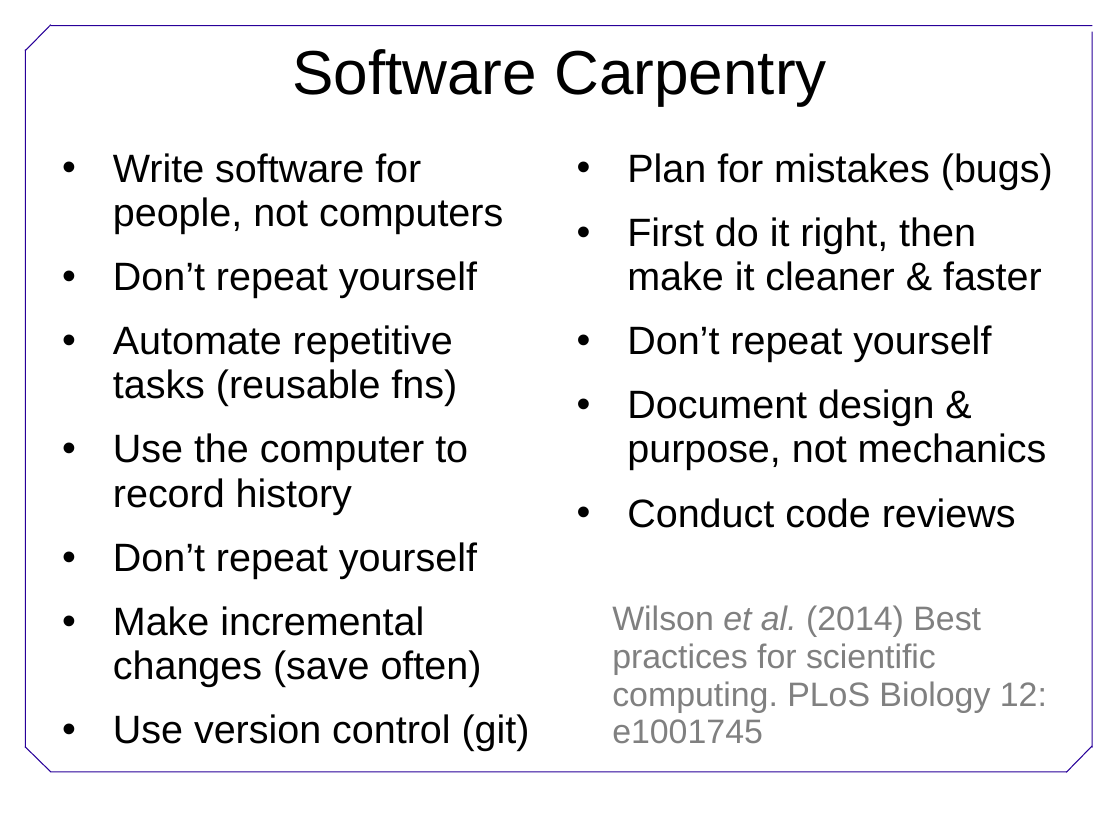
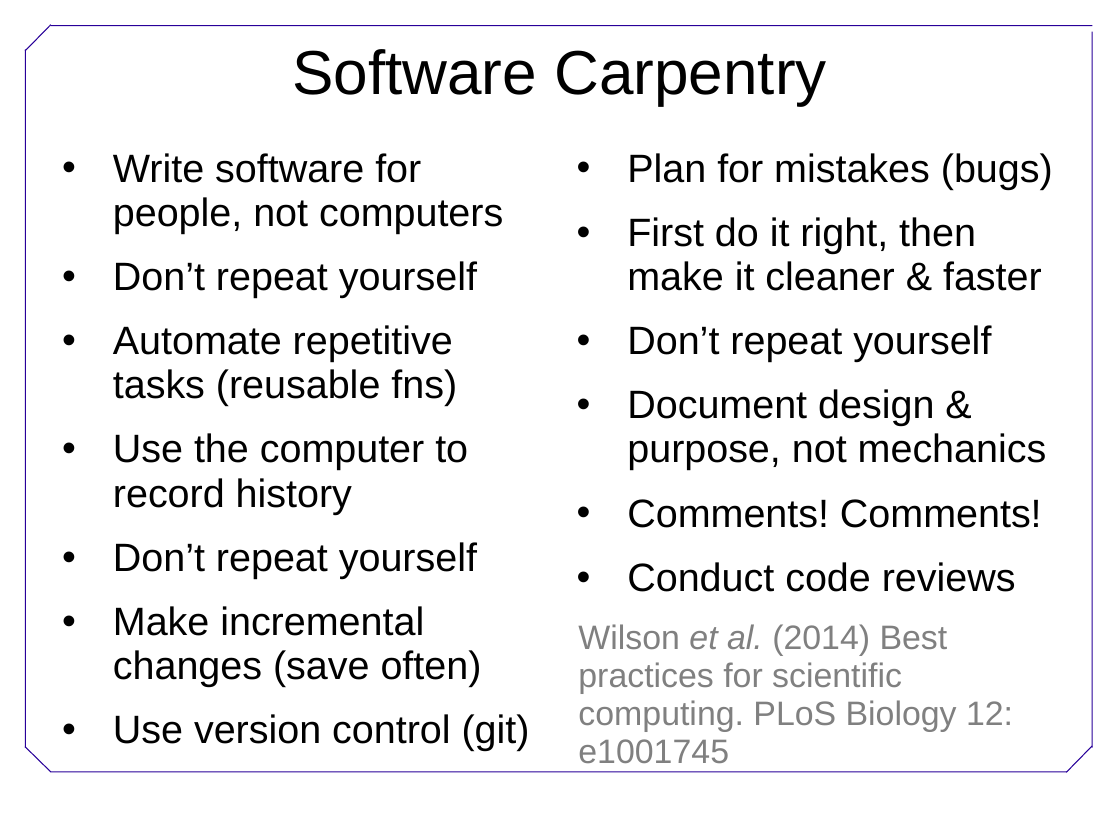
Before and after one commit to megarcia/SWC_Python, a slide deck: slide 2 of SWC_Python.pptx. Drawn at 1120x840 pixels with LibreOffice and Linux fonts; fonts in the diff are those of the drawing; background and template pictures are left out. Boxes give left, top, right and bottom in pixels: in the first picture for what was removed or moved away, otherwise in the second. Text is boxed around its words. In the diff, an @@ line names an element or a change of style, - is before the commit and + after.

```diff
--- a/SWC_Python.pptx
+++ b/SWC_Python.pptx
@@ text at [627, 499, 1042, 528]: paragraph added @@
+• Comments! Comments!
@@ text "Wilson et al. (2014) Best ...": place and size @@
-text "Wilson et al. (2014) Best ..." at [612, 605, 1047, 743]
+text "Wilson et al. (2014) Best ..." at [578, 624, 1013, 763]
```
Also in this commit, not shown: 3 other slides changed.
